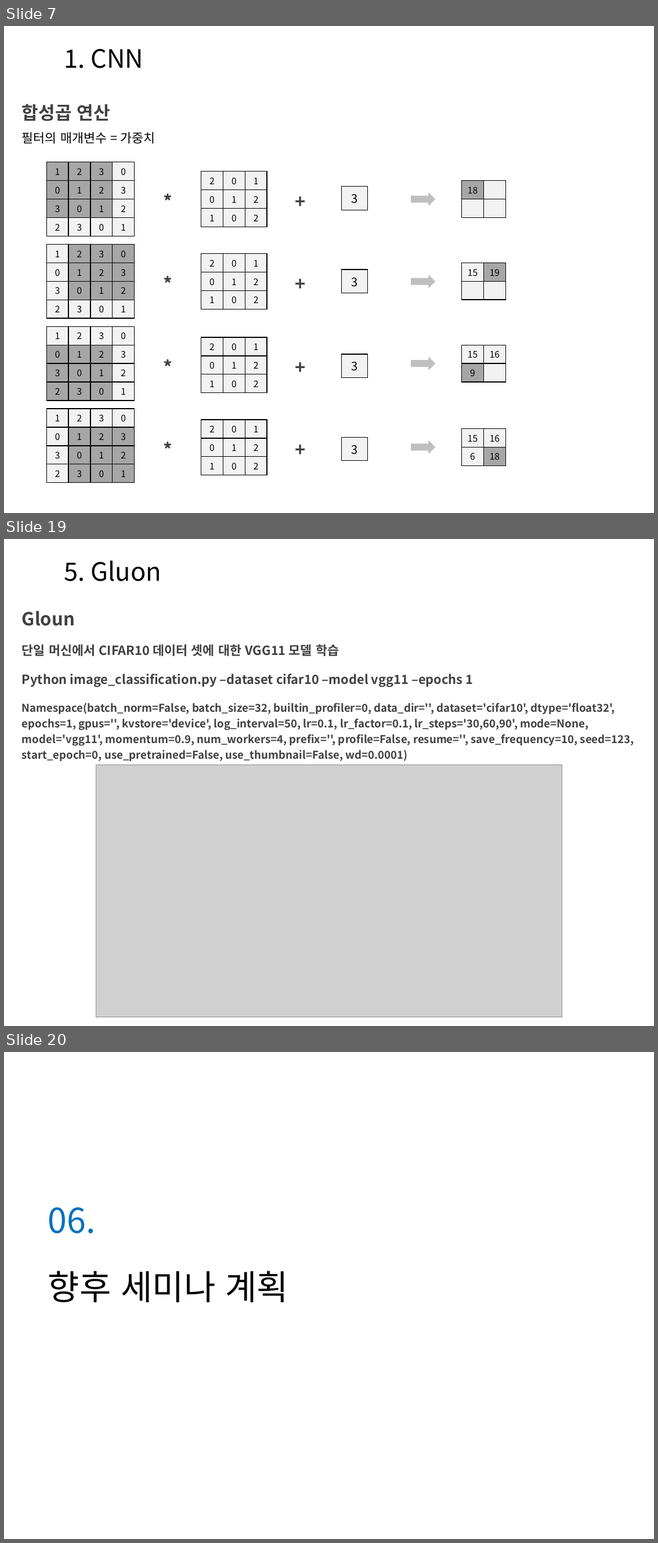
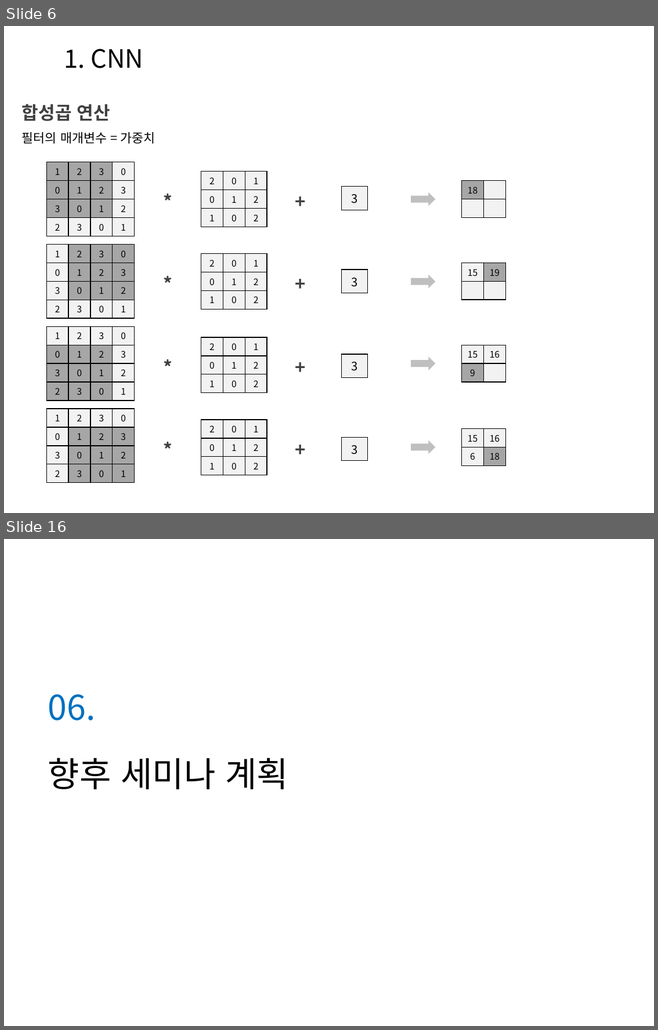
Before and after one commit to Heechul90/Deep_Learning, a slide deck: Study/정리/Deep Learning04.pptx. Shown one above the other, each under a label of ours: slides 7, 19 and 20 before the commit, slides 6 and 16 after it; the slides between them are not shown. The pictures are 658x1543 and 658x1030 pixels, drawn with LibreOffice and Linux fonts; fonts in the diff are those of the drawing; grey boxes stand for pictures; background and template pictures are left out. Boxes give left, top, right and bottom in pixels: in the first picture for what was removed or moved away, otherwise in the second. Text is boxed around its words. In the diff, an @@ line names an element or a change of style, - is before the commit and + after.

```diff
--- a/Study/정리/Deep Learning04.pptx
+++ b/Study/정리/Deep Learning04.pptx
@@ slide 19 removed at (4,539,654,1026), background picture (left out) @@
@@ text removed at (64,560,162,581) @@
-5. Gluon
@@ text removed at (22,611,75,626) @@
-Gloun
@@ text removed at (22,644,339,656) @@
-단일 머신에서 CIFAR10 데이터 셋에 대한 VGG11 모델 학습
@@ text removed at (22,674,473,687) @@
-Python image_classification.py –dataset cifar10 –model vgg11 –epochs 1
@@ text removed at (22,703,634,761) @@
-Namespace(batch_norm=False, batch_size=32, builtin_profiler=0, data_dir='', dataset='cifar10', dtype='float32', epochs=1, gpus='', kvstore='device', log_interval=50, lr=0.1, lr_factor=0.1, lr_steps='30,60,90', mode=None, model='vgg11', momentum=0.9, num_workers=4, prefix='', profile=False, resume='', save_frequency=10, seed=123, start_epoch=0, use_pretrained=False, use_thumbnail=False, wd=0.0001)
@@ picture removed at (96,765,562,1017) @@
@@ what was slide 7 is now slide 6 @@
@@ what was slide 20 is now slide 16 @@
```
Also in this commit, not shown: 1 slide changed, 8 slides added, 11 other slides removed.
